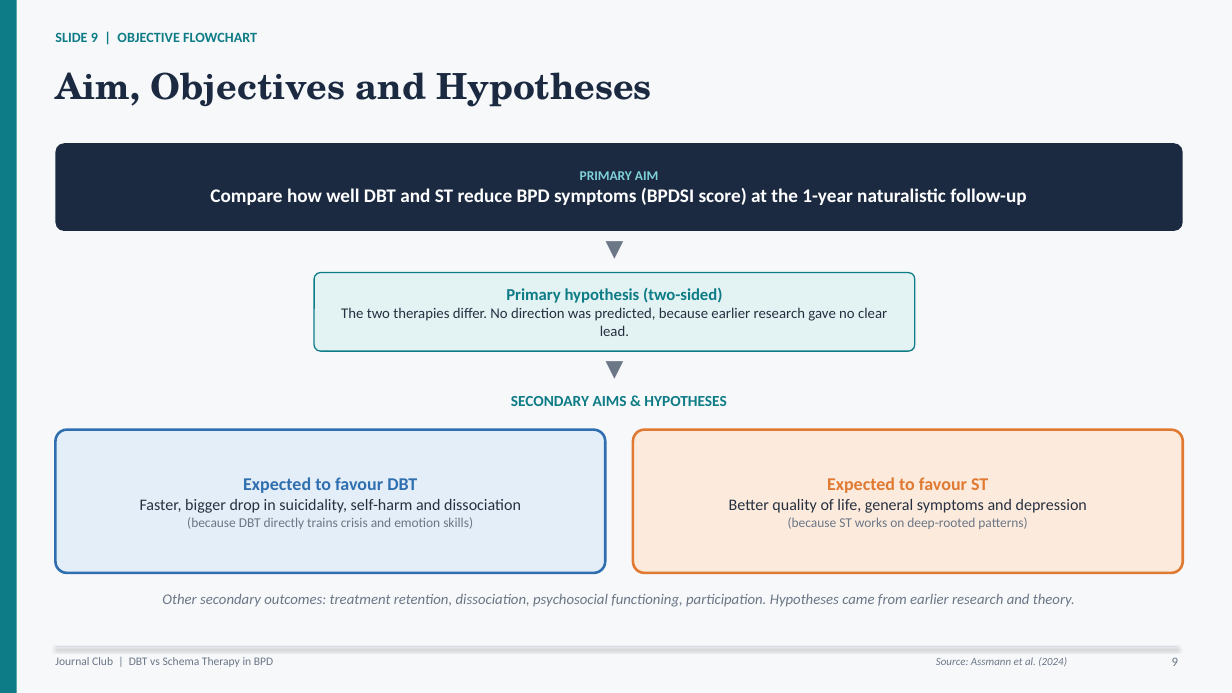
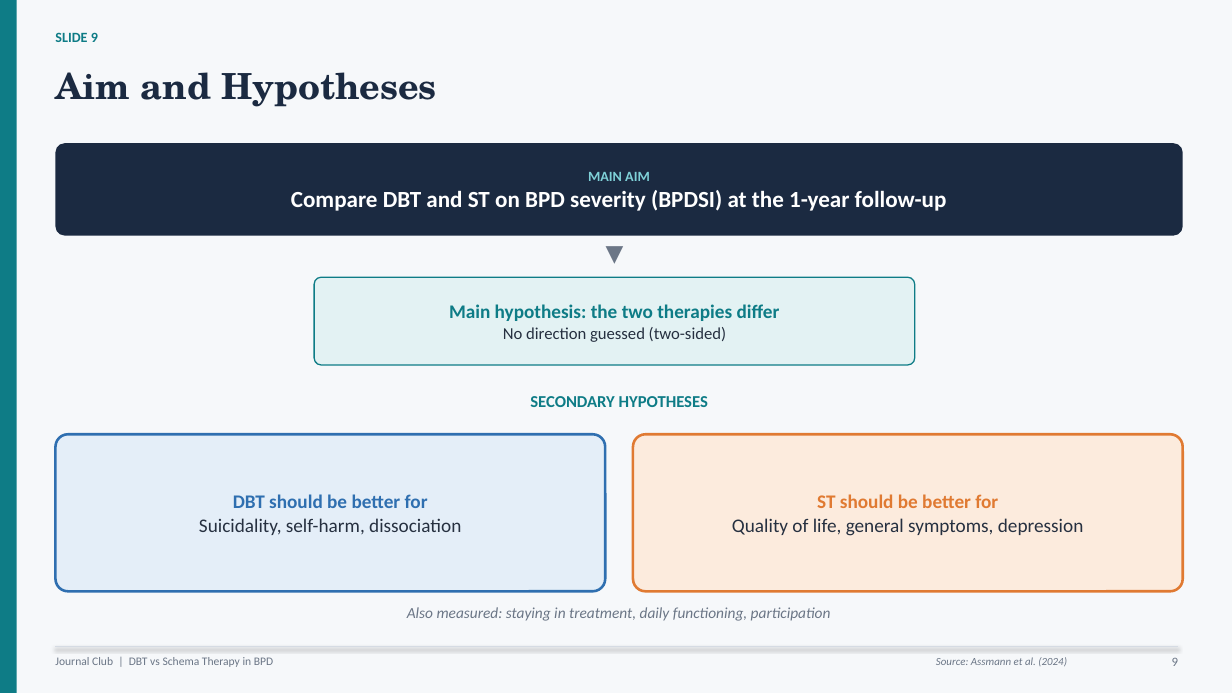
Before and after one commit to tejasdangodra786-byte/Dango-kiro, a slide deck: slide 9 of DBT_vs_Schema_Therapy_BPD_JournalClub.pptx. Drawn at 1232x693 pixels with LibreOffice and Linux fonts; fonts in the diff are those of the drawing. Boxes give left, top, right and bottom in pixels: in the first picture for what was removed or moved away, otherwise in the second. Text is boxed around its words. In the diff, an @@ line names an element or a change of style, - is before the commit and + after.

```diff
--- a/DBT_vs_Schema_Therapy_BPD_JournalClub.pptx
+++ b/DBT_vs_Schema_Therapy_BPD_JournalClub.pptx
@@ text at (x1=55, y1=32, x2=98, y2=42): text changed @@
-SLIDE 9 | OBJECTIVE FLOWCHART
+SLIDE 9
@@ text at (x1=55, y1=72, x2=437, y2=107): text changed @@
-Aim, Objectives and Hypotheses
+Aim and Hypotheses
@@ rounded rectangle "MAIN AIM" resized from (x1=55, y1=143, x2=1183, y2=231) to (x1=55, y1=143, x2=1183, y2=236) @@
@@ text in rounded rectangle at (x1=291, y1=172, x2=947, y2=211): text changed; size 15 to 18 pt @@
-PRIMARY AIM
-Compare how well DBT and ST reduce BPD symptoms (BPDSI score) at the 1-year naturalistic follow-up
+MAIN AIM
+Compare DBT and ST on BPD severity (BPDSI) at the 1-year follow-up
@@ text "▼" moved from (x1=592, y1=231, x2=638, y2=273) to (x1=592, y1=236, x2=638, y2=277) @@
@@ rounded rectangle "Main hypothesis: the two therapies ..." resized from (x1=314, y1=273, x2=915, y2=351) to (x1=314, y1=277, x2=915, y2=365) @@
@@ text in rounded rectangle at (x1=449, y1=304, x2=780, y2=342): text changed; size 11.5 to 15 pt; text colour #263040 to #0E7C86; bold on @@
-Primary hypothesis (two-sided)
-The two therapies differ. No direction was predicted, because earlier research gave no clear lead.
+Main hypothesis: the two therapies differ
+No direction guessed (two-sided)
@@ text removed at (x1=592, y1=351, x2=638, y2=393) @@
-▼
@@ text at (x1=530, y1=396, x2=708, y2=407): text changed; size 12 to 13 pt @@
-SECONDARY AIMS & HYPOTHESES
+SECONDARY HYPOTHESES
@@ rounded rectangle "DBT should be better for" resized from (x1=55, y1=430, x2=605, y2=573) to (x1=55, y1=434, x2=605, y2=592) @@
@@ rounded rectangle "ST should be better for" resized from (x1=633, y1=430, x2=1183, y2=573) to (x1=633, y1=434, x2=1183, y2=592) @@
@@ text in rounded rectangle at (x1=199, y1=494, x2=461, y2=535): text changed; size 12.5 to 15 pt @@
-Expected to favour DBT
-Faster, bigger drop in suicidality, self-harm and dissociation
-(because DBT directly trains crisis and emotion skills)
+DBT should be better for
+Suicidality, self-harm, dissociation
@@ text in rounded rectangle at (x1=732, y1=494, x2=1084, y2=536): text changed; size 12.5 to 15 pt @@
-Expected to favour ST
-Better quality of life, general symptoms and depression
-(because ST works on deep-rooted patterns)
+ST should be better for
+Quality of life, general symptoms, depression
@@ text at (x1=407, y1=607, x2=831, y2=621): text changed; size 11.5 to 12 pt @@
-Other secondary outcomes: treatment retention, dissociation, psychosocial functioning, participation. Hypotheses came from earlier research and theory.
+Also measured: staying in treatment, daily functioning, participation
```
Also in this commit, not shown: 35 other slides changed.
